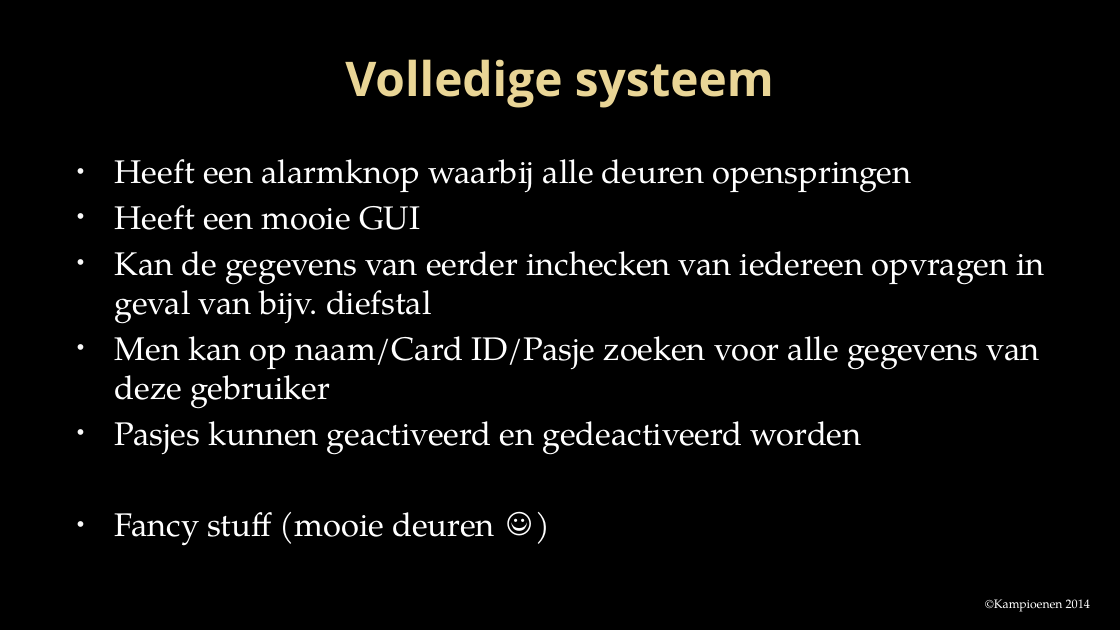
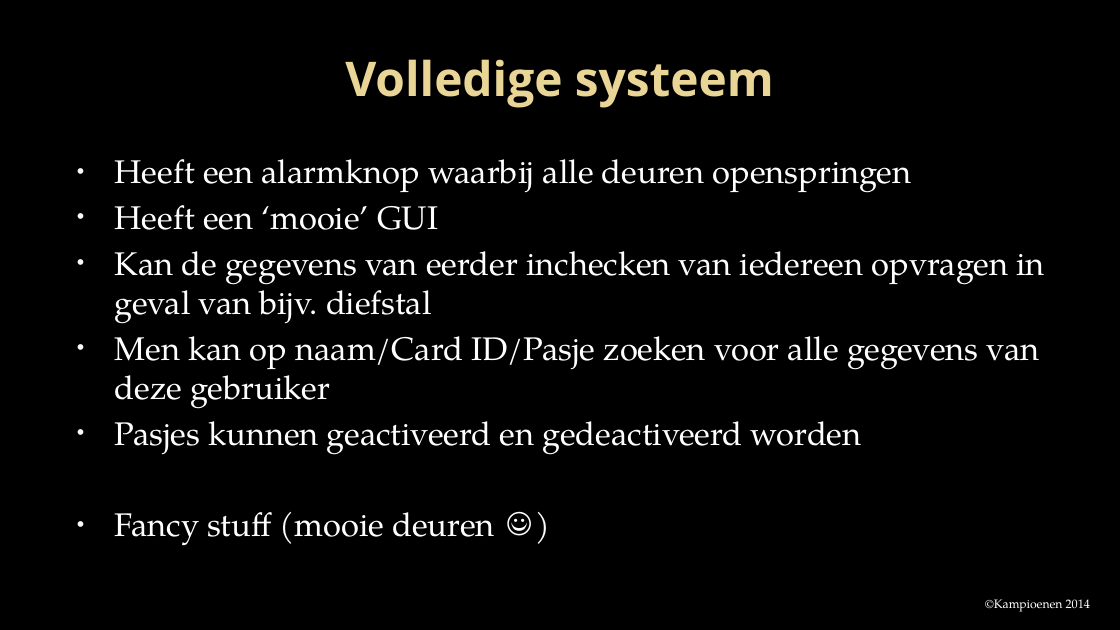
Before and after one commit to Projectgroep-18/Beveiligde-Pasjes, a slide deck: slide 10 of presentatie/Project beveiligde pasjes.pptx (slide 9 before the commit). Drawn at 1120x630 pixels with LibreOffice and Linux fonts; fonts in the diff are those of the drawing; background and template pictures are left out. Boxes give left, top, right and bottom in pixels: in the first picture for what was removed or moved away, otherwise in the second. Text is boxed around its words. In the diff, an @@ line names an element or a change of style, - is before the commit and + after.

Commit message:
PPT

```diff
--- a/presentatie/Project beveiligde pasjes.pptx
+++ b/presentatie/Project beveiligde pasjes.pptx
@@ text at bbox=[115, 205, 438, 230]: text changed @@
-• Heeft een mooie GUI
+• Heeft een ‘mooie’ GUI
```
Also in this commit, not shown: 1 slide added.
